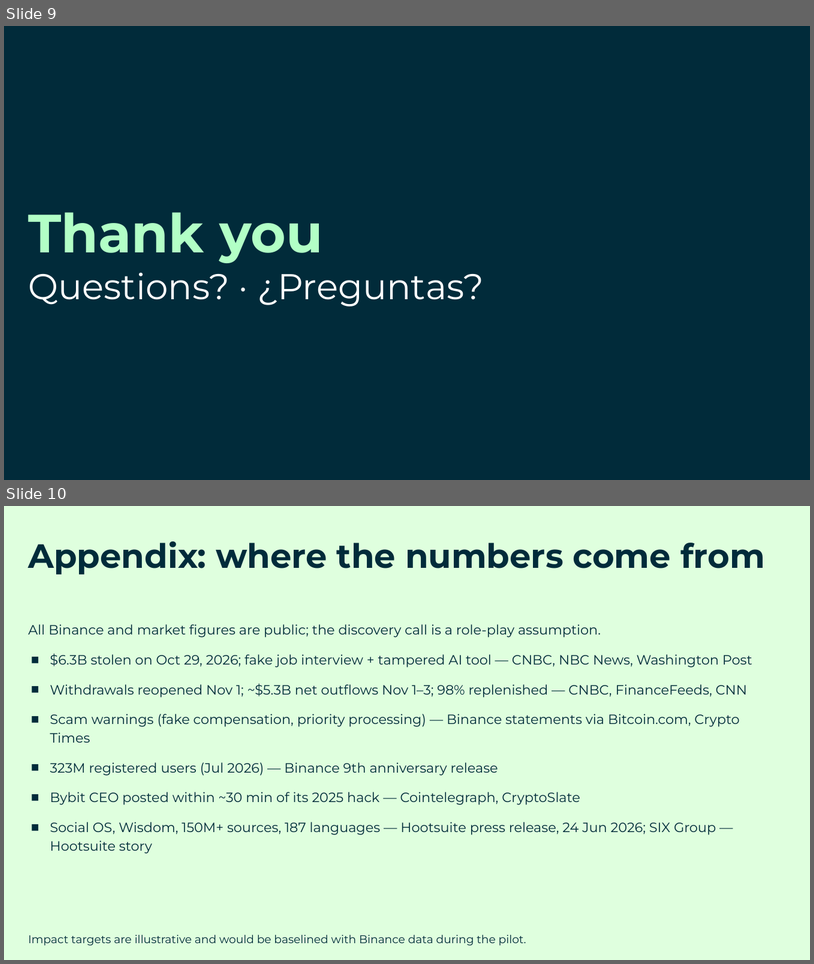
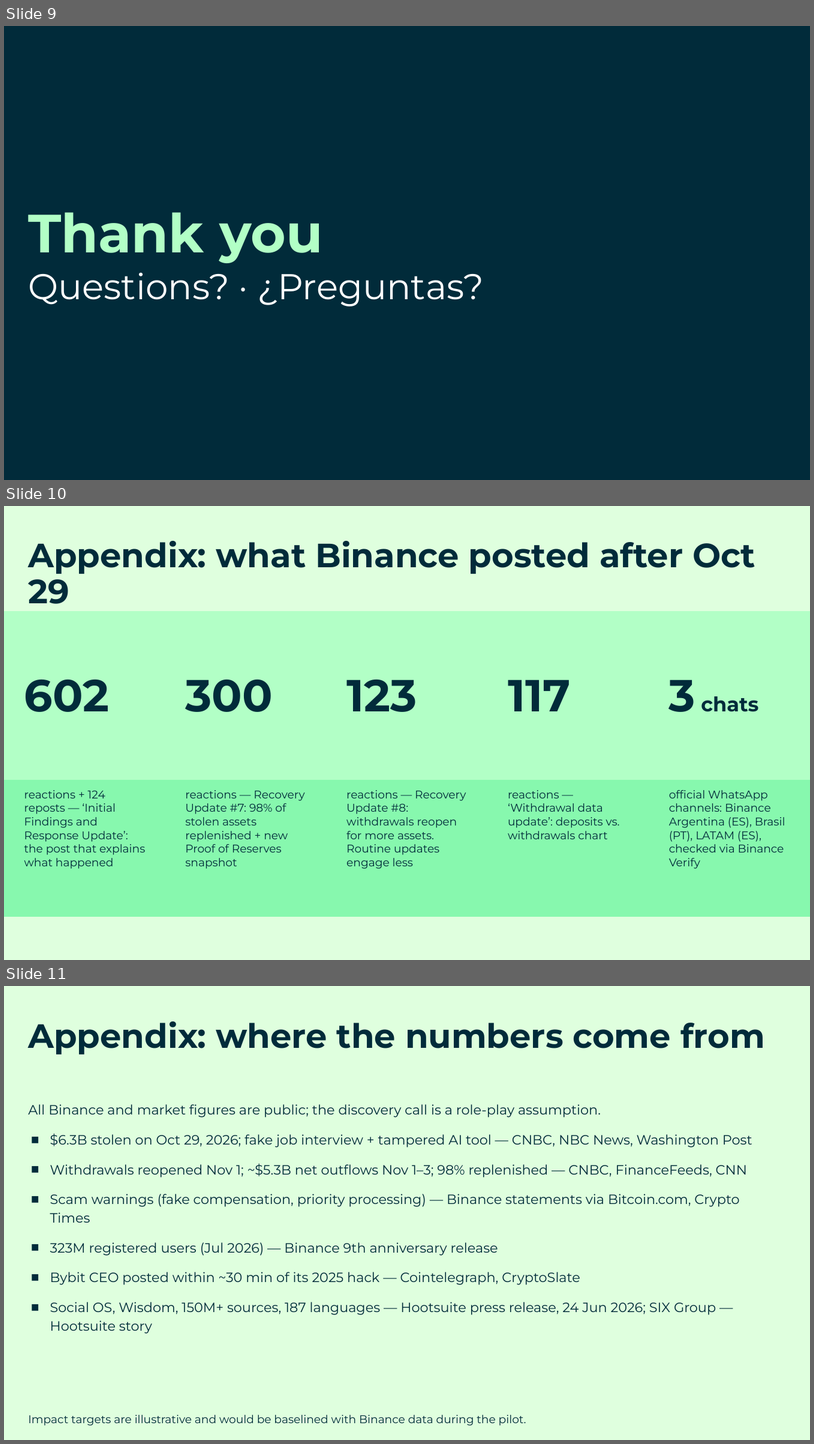
Before and after one commit to Hugocuau70/Entrevistas-de-trabajo, a slide deck: hootsuite-enterprise-ae-binance/deck/Hootsuite_x_Binance_LATAM_Value_Presentation_Diego_Cuauhtemoc.pptx. Shown one above the other, each under a label of ours: slides 9 and 10 before the commit, slides 9, 10 and 11 after it. The pictures are 814x964 and 814x1444 pixels, drawn with LibreOffice and Linux fonts; fonts in the diff are those of the drawing; background and template pictures are left out. Boxes give left, top, right and bottom in pixels: in the first picture for what was removed or moved away, otherwise in the second. Text is boxed around its words. In the diff, an @@ line names an element or a change of style, - is before the commit and + after.

```diff
--- a/hootsuite-enterprise-ae-binance/deck/Hootsuite_x_Binance_LATAM_Value_Presentation_Diego_Cuauhtemoc.pptx
+++ b/hootsuite-enterprise-ae-binance/deck/Hootsuite_x_Binance_LATAM_Value_Presentation_Diego_Cuauhtemoc.pptx
@@ slide 10 added at [4,506,810,960], background #DFFFDE @@
@@ text added at [28,541,756,612], 30 pt, text #012B3A, bold @@
+Appendix: what Binance posted after Oct 29
@@ table added at [4,611,810,876], 2 rows, 5 columns @@
+602 | 300 | 123 | 117 | 3 chats
+reactions + 124 reposts — ‘Initial Findings and Response Update’: the post that explains what happened | reactions — Recovery Update #7: 98% of stolen assets replenished + new Proof of Reserves snapshot | reactions — Recovery Update #8: withdrawals reopen for more assets. Routine updates engage less | reactions — ‘Withdrawal data update’: deposits vs. withdrawals chart | official WhatsApp channels: Binance Argentina (ES), Brasil (PT), LATAM (ES), checked via Binance Verify
@@ what was slide 10 is now slide 11 @@
```
Also in this commit, not shown: 1 slide changed, 10 other files.
